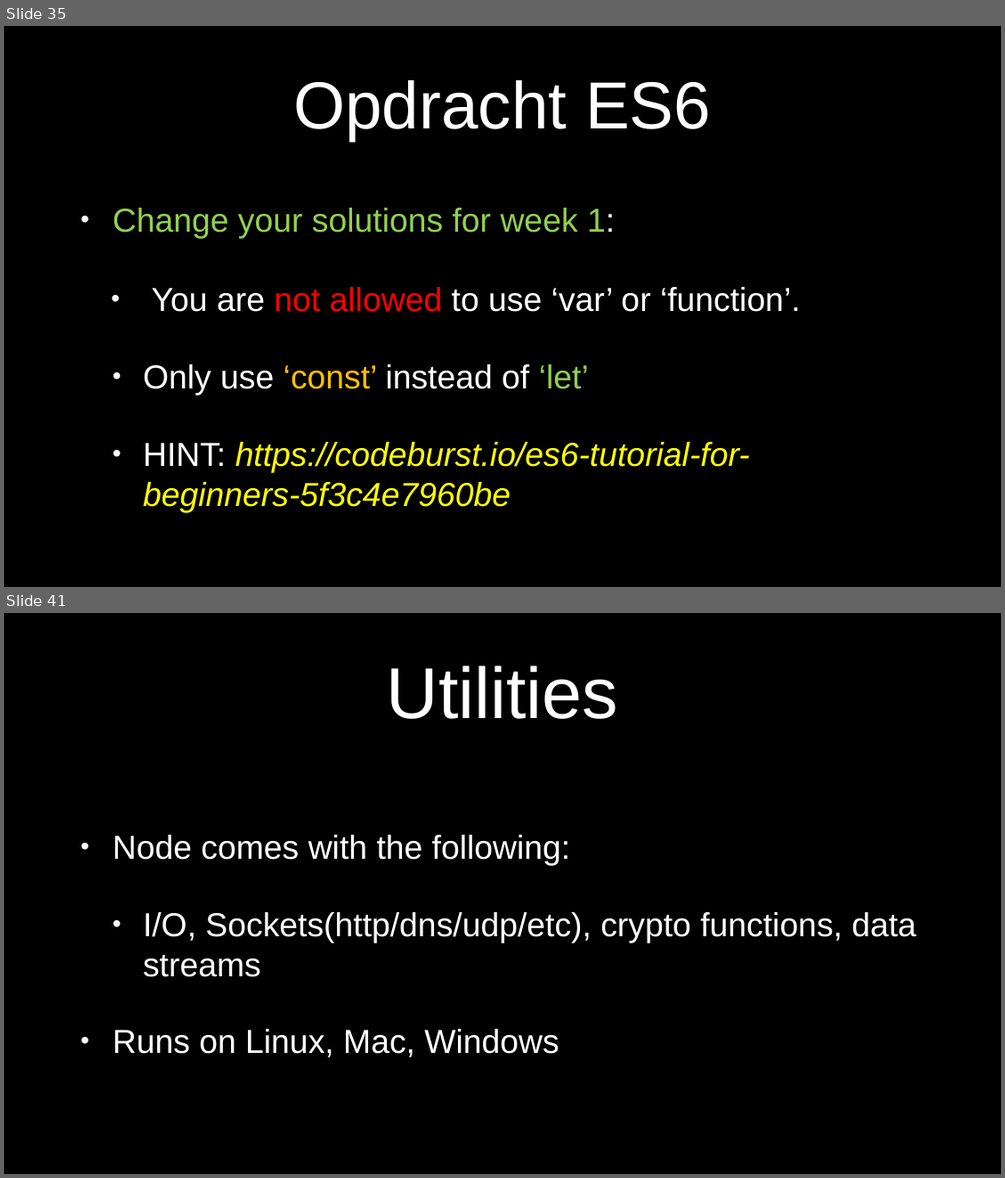
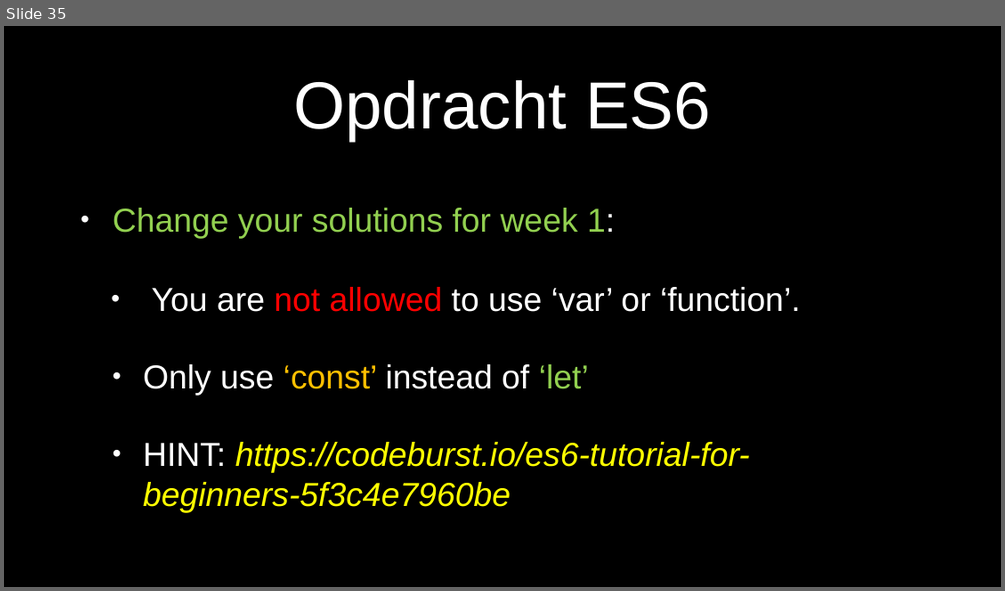
Before and after one commit to petereijgermans11/frontend-cursus, a slide deck: frontend-cursus/ 4 - ECMAScript 6 node-browser.pptx. Shown one above the other, each under a label of ours: slides 35 and 41 before the commit, slide 35 after it; the slides between them are not shown. The pictures are 1005x1178 and 1005x591 pixels, drawn with LibreOffice and Linux fonts; fonts in the diff are those of the drawing. Boxes give left, top, right and bottom in pixels: in the first picture for what was removed or moved away, otherwise in the second. Text is boxed around its words. In the diff, an @@ line names an element or a change of style, - is before the commit and + after.

Commit message:
Node js en Javascript cursus
Node js en Javascript cursus

```diff
--- a/frontend-cursus/ 4 - ECMAScript 6 node-browser.pptx
+++ b/frontend-cursus/ 4 - ECMAScript 6 node-browser.pptx
@@ slide 41 removed at (4, 613, 1001, 1174), background #000000 @@
@@ title removed at (387, 666, 618, 719) @@
-Utilities
@@ text removed at (113, 835, 916, 1057) @@
-• Node comes with the following:
-  • I/O, Sockets(http/dns/udp/etc), crypto functions, data streams
-• Runs on Linux, Mac, Windows
```
Also in this commit, not shown: 8 other slides removed, 29 other files.
